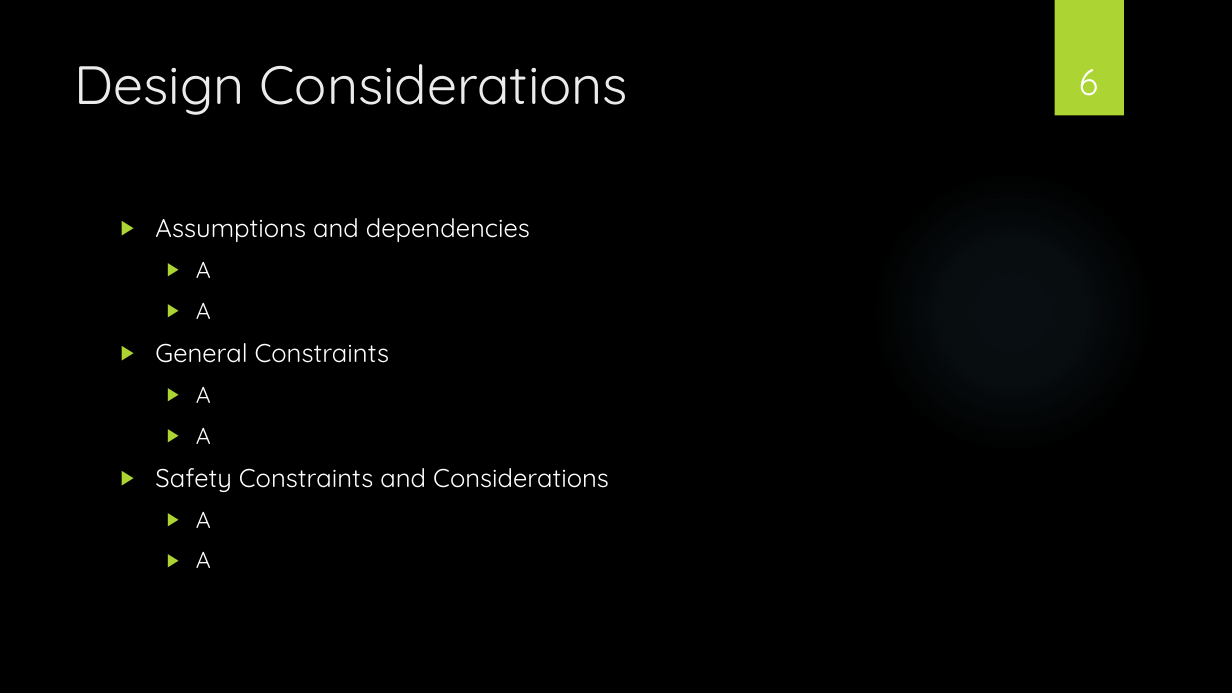
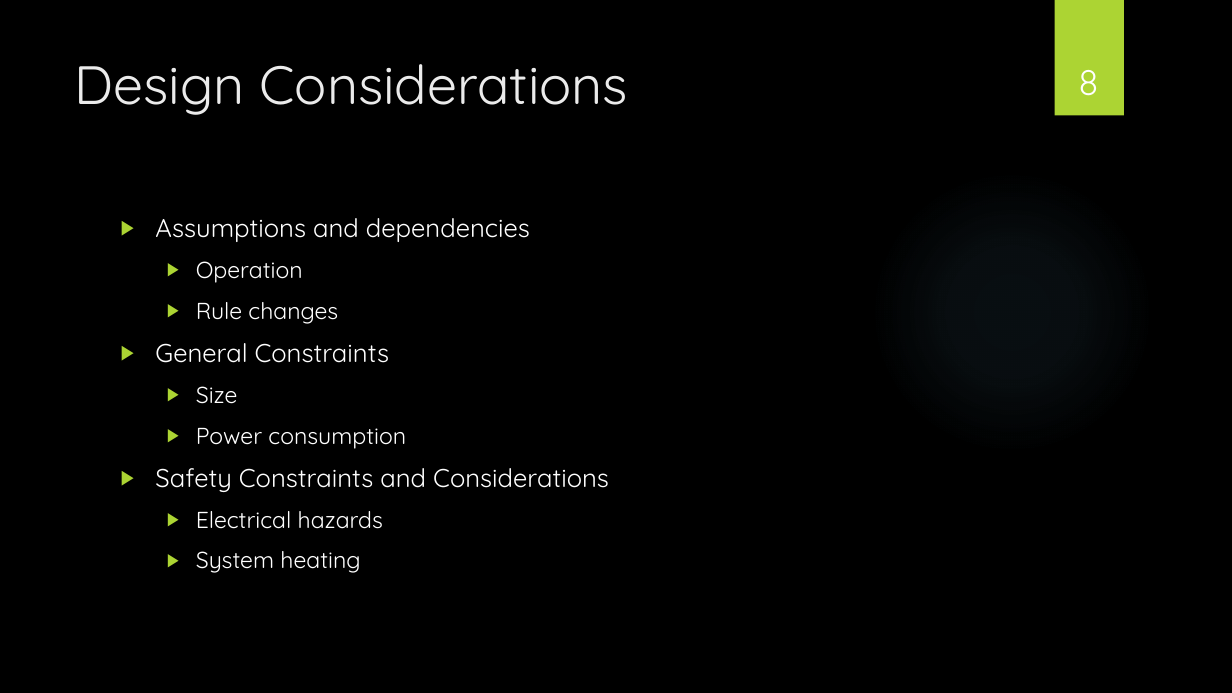
Before and after one commit to powellb1/CapStone, a slide deck: slide 8 of Documentation/Class Presentations/Design Presentation/AWTY - Design Presentation.pptx (slide 6 before the commit). Drawn at 1232x693 pixels with LibreOffice and Linux fonts; fonts in the diff are those of the drawing; background and template pictures are left out. Boxes give left, top, right and bottom in pixels: in the first picture for what was removed or moved away, otherwise in the second. Text is boxed around its words. In the diff, an @@ line names an element or a change of style, - is before the commit and + after.

Commit message:
Design Presentation
Coordination and intro done.

```diff
--- a/Documentation/Class Presentations/Design Presentation/AWTY - Design Presentation.pptx
+++ b/Documentation/Class Presentations/Design Presentation/AWTY - Design Presentation.pptx
@@ page number at <box>1078,70,1098,96</box>: text changed @@
-6
+8
@@ text at <box>196,261,338,324</box>: text changed @@
-  ▶ A
-  ▶ A
+  ▶ Operation
+  ▶ Rule changes
@@ text at <box>196,386,406,449</box>: text changed @@
-  ▶ A
-  ▶ A
+  ▶ Size
+  ▶ Power consumption
@@ text at <box>196,511,383,573</box>: text changed @@
-  ▶ A
-  ▶ A
+  ▶ Electrical hazards
+  ▶ System heating
```
Also in this commit, not shown: 5 other slides changed, 2 slides added.
